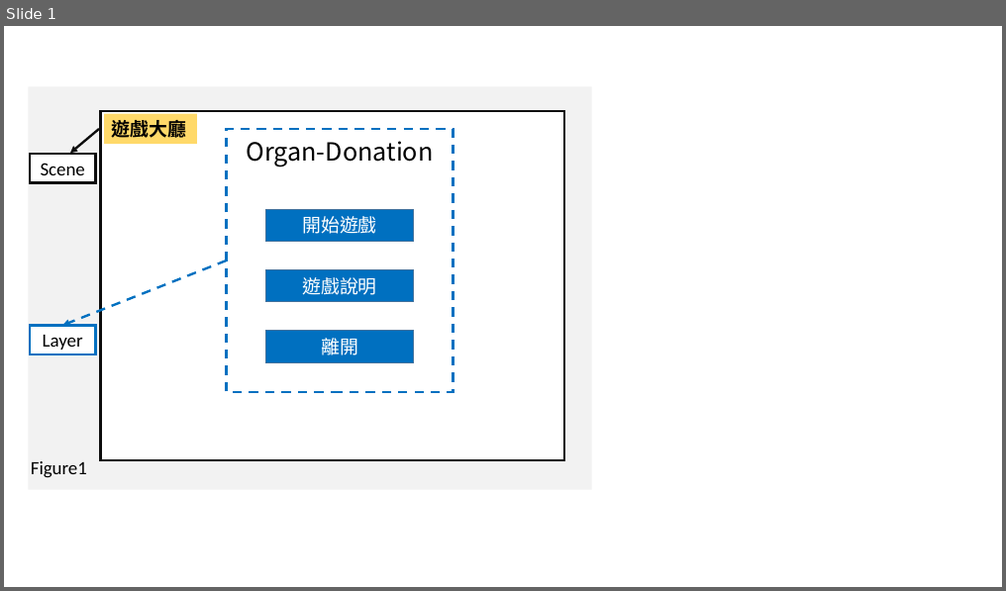
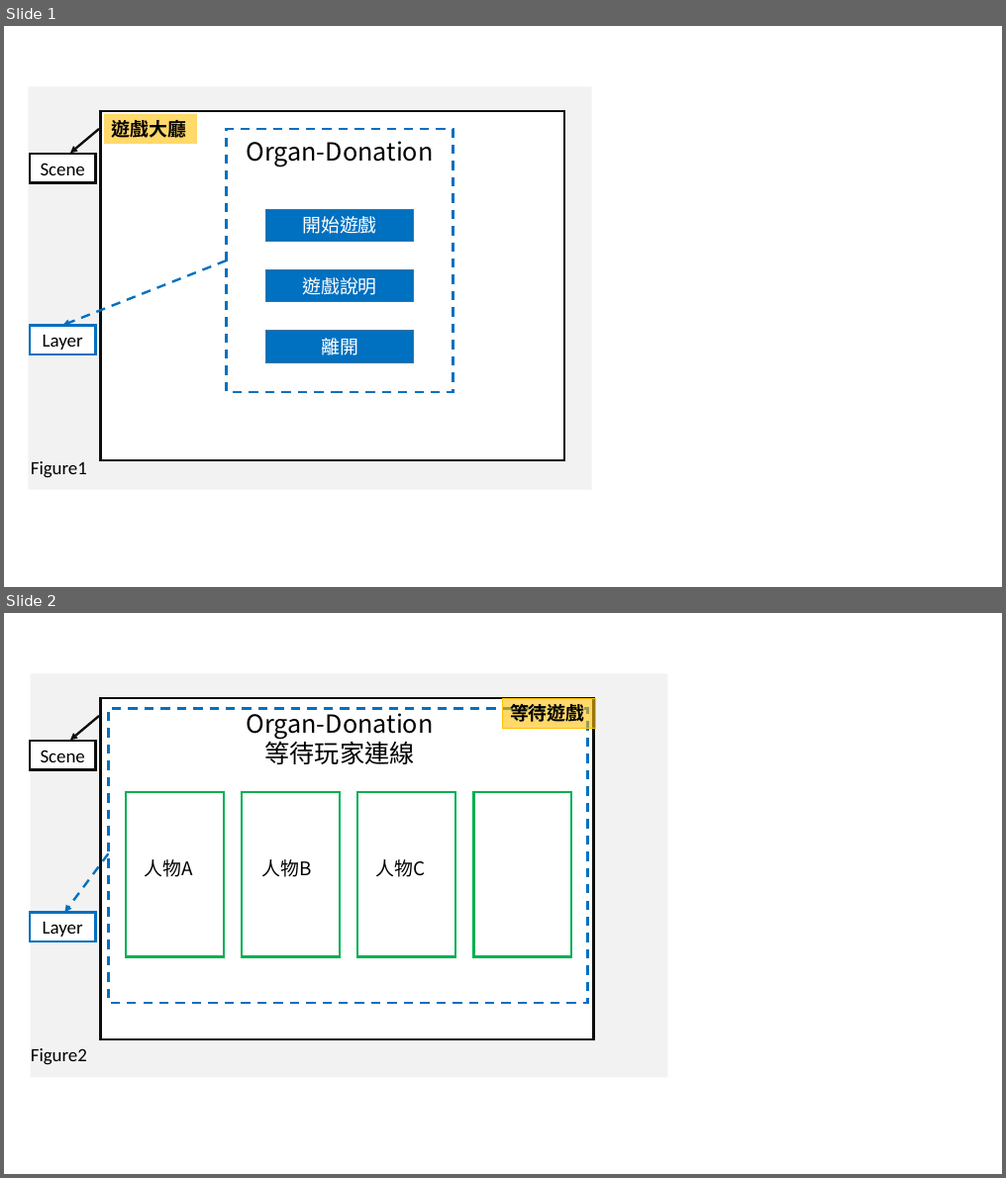
Before and after one commit to NotCrowdingOutRuoshi/Organ-Donation, a slide deck: Document/View.pptx. Shown one above the other, each under a label of ours: slide 1 before the commit, slides 1 and 2 after it. The pictures are 1006x591 and 1006x1178 pixels, drawn with LibreOffice and Linux fonts; fonts in the diff are those of the drawing. Boxes give left, top, right and bottom in pixels: in the first picture for what was removed or moved away, otherwise in the second. Text is boxed around its words. In the diff, an @@ line names an element or a change of style, - is before the commit and + after.

```diff
--- a/Document/View.pptx
+++ b/Document/View.pptx
@@ slide 2 added at (4,613,1002,1174), background #FFFFFF @@
@@ rectangle added at (30,673,668,1078), fill #F2F2F2 @@
@@ rectangle added at (101,698,594,1040), fill #FFFFFF, outline #0D0D0D 2.25 pt @@
@@ rectangle added at (503,698,595,728), fill #FFC000 at 59% opacity, outline #FFC000 0.75 pt, 18 pt, text #000000, bold @@
+等待遊戲
@@ arrow added from (99, 716) to (70, 741), #0D0D0D 2.25 pt @@
@@ rectangle added at (108,708,587,1003), outline #0070C0 2.25 pt dashed @@
@@ text added at (246,707,433,764), 24 pt, text #000000 @@
+Organ-Donation
+等待玩家連線
@@ rectangle added at (30,741,95,770), fill #FFFFFF, outline #0D0D0D 2.25 pt, 18 pt, text #000000 @@
+Scene
@@ rectangle added at (126,792,224,958), outline #00B050 2.25 pt @@
@@ rectangle added at (242,792,341,958), outline #00B050 2.25 pt @@
@@ rectangle added at (358,792,456,958), outline #00B050 2.25 pt @@
@@ rectangle added at (474,792,572,958), outline #00B050 2.25 pt @@
@@ arrow added from (108, 854) to (64, 912), #0070C0 2.25 pt dashed @@
@@ text added at (144,860,192,877), 18 pt, text #000000 @@
+人物A
@@ text added at (262,860,312,877), 18 pt, text #000000 @@
+人物B
@@ text added at (376,860,426,877), 18 pt, text #000000 @@
+人物C
@@ rectangle added at (30,912,95,943), fill #FFFFFF, outline #0070C0 2.25 pt, 18 pt, text #000000 @@
+Layer
@@ text added at (31,1049,87,1065), 18 pt, text #000000 @@
+Figure2
```
Also in this commit, not shown: 1 slide changed, 1 other slide added, 12 other files.
